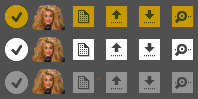
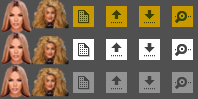
Two versions of the same layered image (198 × 99). Layer-by-layer changes:
added layer "Layer 6" above "Layer 5" over [left=0, top=65, right=31, bottom=99]
added layer "Layer 5" above "Layer 4" over [left=1, top=32, right=32, bottom=68]
added layer "Layer 4" above "Layer 8" over [left=1, top=0, right=32, bottom=36]
renamed "Layer 3" to "Layer 8", painted on it over [left=32, top=68, right=69, bottom=97]
renamed "Layer 2" to "Layer 7", painted on it over [left=31, top=5, right=102, bottom=87]
painted on "Layer 1" over [left=32, top=0, right=69, bottom=87]
